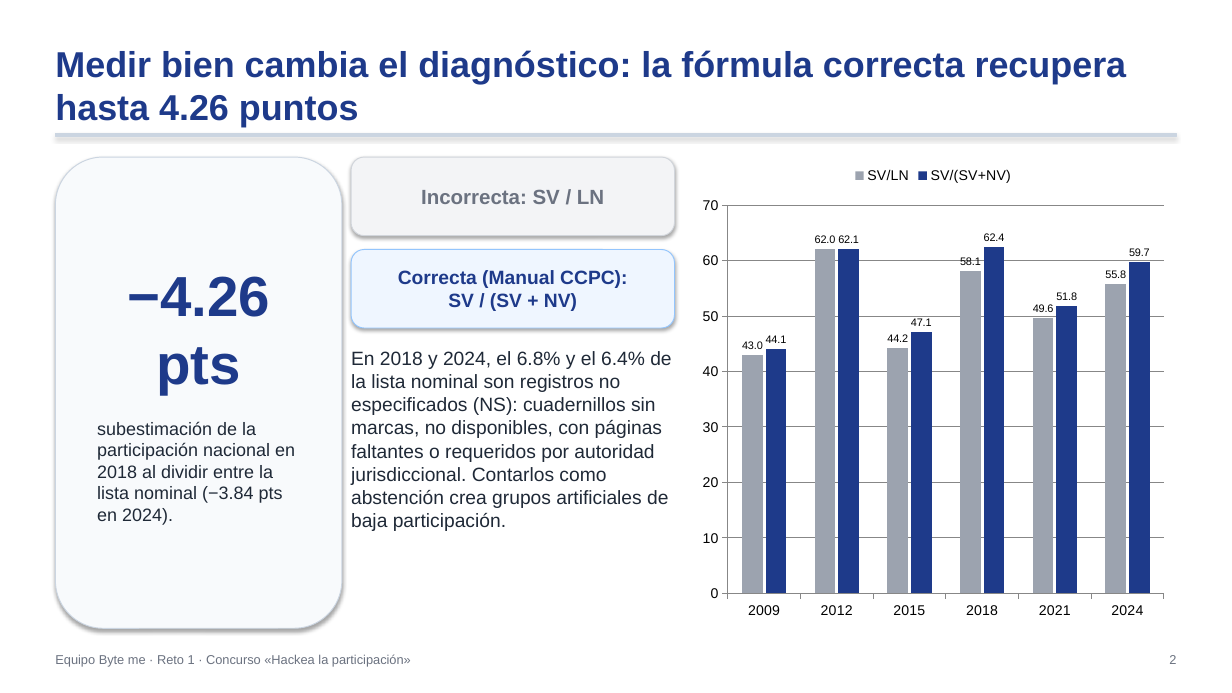
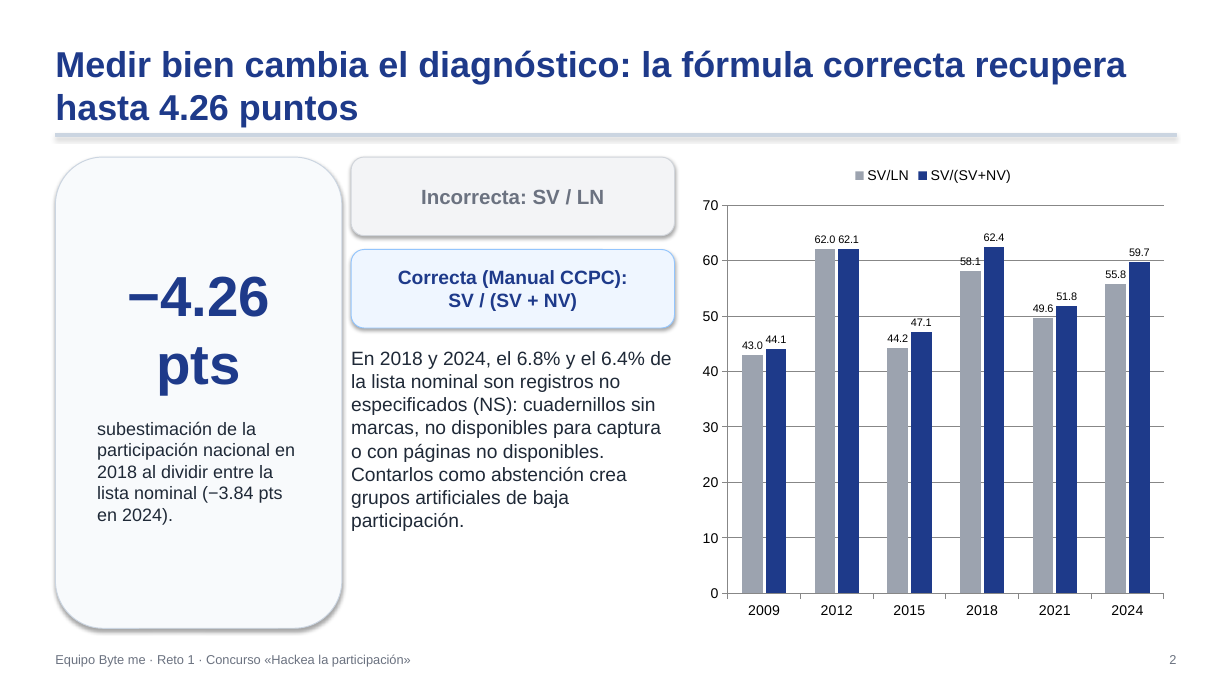
Before and after one commit to Johanan1113/Hackaton_INE_byte_me, a slide deck: slide 2 of entrega_ByteMe_Reto1/Presentacion_Ejecutiva_ByteMe.pptx. Drawn at 1232x693 pixels with LibreOffice and Linux fonts; fonts in the diff are those of the drawing. Boxes give left, top, right and bottom in pixels: in the first picture for what was removed or moved away, otherwise in the second. Text is boxed around its words. In the diff, an @@ line names an element or a change of style, - is before the commit and + after.

```diff
--- a/entrega_ByteMe_Reto1/Presentacion_Ejecutiva_ByteMe.pptx
+++ b/entrega_ByteMe_Reto1/Presentacion_Ejecutiva_ByteMe.pptx
@@ text at (351, 351, 671, 531): text changed @@
-En 2018 y 2024, el 6.8% y el 6.4% de la lista nominal son registros no especificados (NS): cuadernillos sin marcas, no disponibles, con páginas faltantes o requeridos por autoridad jurisdiccional. Contarlos como abstención crea grupos artificiales de baja participación.
+En 2018 y 2024, el 6.8% y el 6.4% de la lista nominal son registros no especificados (NS): cuadernillos sin marcas, no disponibles para captura o con páginas no disponibles. Contarlos como abstención crea grupos artificiales de baja participación.
```
Also in this commit, not shown: 1 other slide changed, 27 other files.
